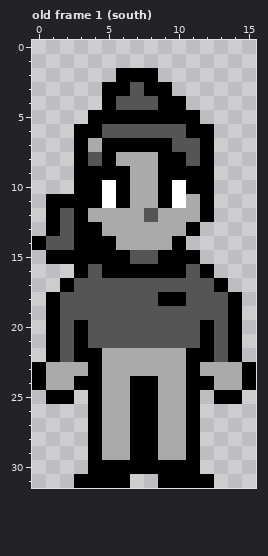
Edited in one commit: pixel-art file (characters/stanford/body.aseprite). The first picture shows the starting point.
16x32 pixels, 6 frames. Shown: old frame 1 (south).
And afterwards:
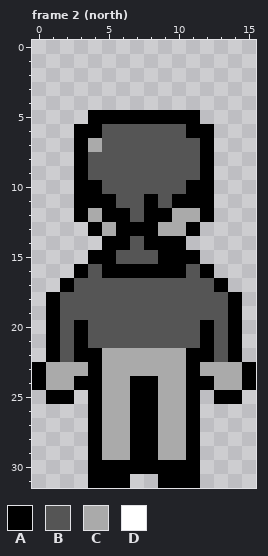
Palette (. is transparent): A #000000  B #555555  C #aaaaaa  D #ffffff
A new or re-ordered frame is compared with the old frame closest to it.
Changes in this commit:
frames 6 -> 7
Frame 2 (north) is new; against old frame 1 (south), layers "head", "body":
Colour B gives way to colour A in row 12 at x 8.
Colour C gives way to colour A in row 11 at x 8 and 11; in row 12 at x 5 to 6 and 9; in row 13 at x 6 to 8; in row 14 at x 6 and 8 to 9.
Colour D gives way to colour A in row 11 at x 5 and 10.
Colour A gives way to colour B in row 7 at x 5 to 9; in row 8 at x 5 and 9 to 10; in row 9 at x 4 to 6 and 9 to 11; in rows 10 to 11 at x 6 and 9; in row 15 at x 6; in row 18 at x 9 to 10.
Colour C gives way to colour B in row 8 at x 6 to 8; in rows 9 to 10 at x 7 to 8; in rows 11 to 12 at x 7; in row 14 at x 7.
Colour D gives way to colour B in row 10 at x 5 and 10.
The author cleared colour A in row 2 at x 6 to 8; in row 3 at x 5 to 6 and 8 to 9; in row 4 at x 5 and 9 to 10; in row 11 at x 1 to 2; in row 12 at x 1; in row 13 at x 1 and 3.
The author cleared colour A in row 14 at x 0 and 3 to 4; in row 15 at x 1 to 3; in row 31 at x 3 and 12.
The author cleared colour B in row 3 at x 7; in row 4 at x 6 to 8; in rows 12 to 13 at x 2; in row 14 at x 1 to 2.
Changed places in both pictures, as pixel boxes (x1, y1, x2, y2):
changed: (32, 68, 200, 306)
erased: (74, 474, 88, 488)
erased: (200, 474, 214, 488)
